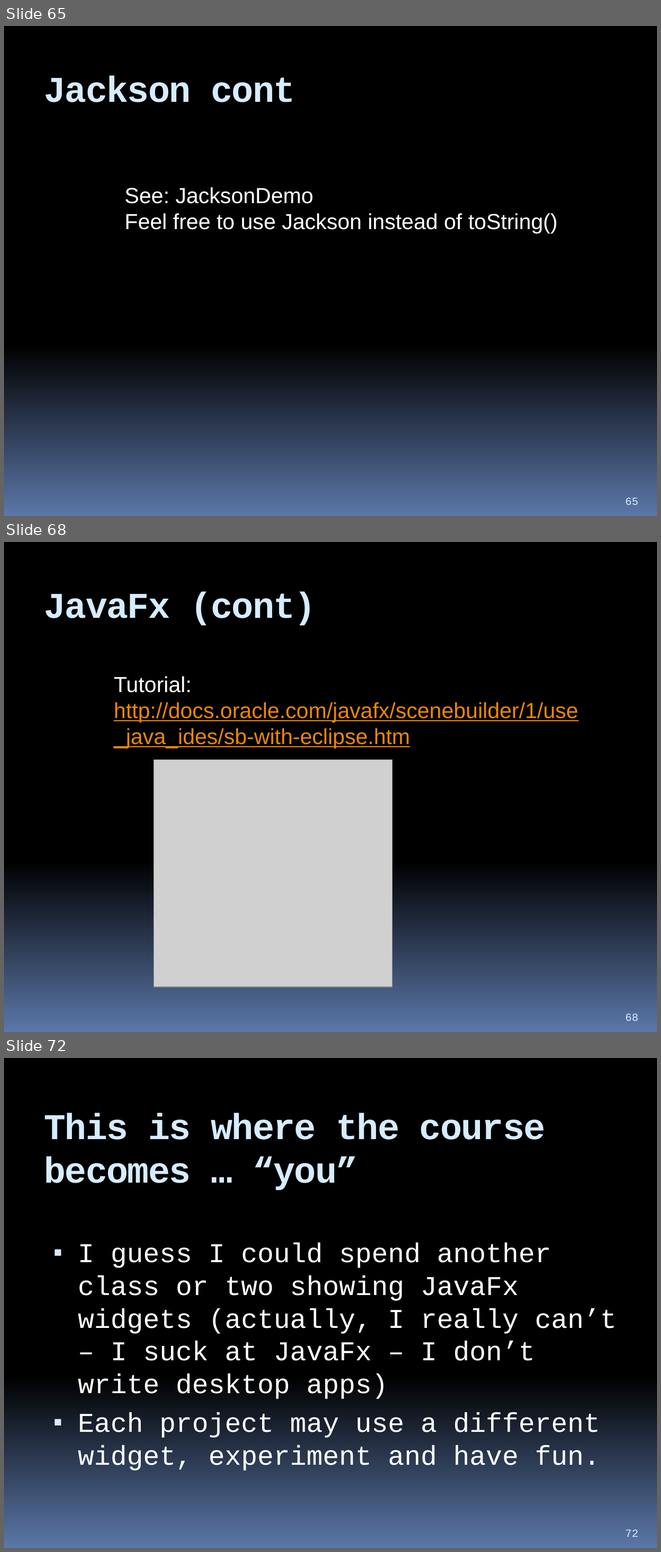
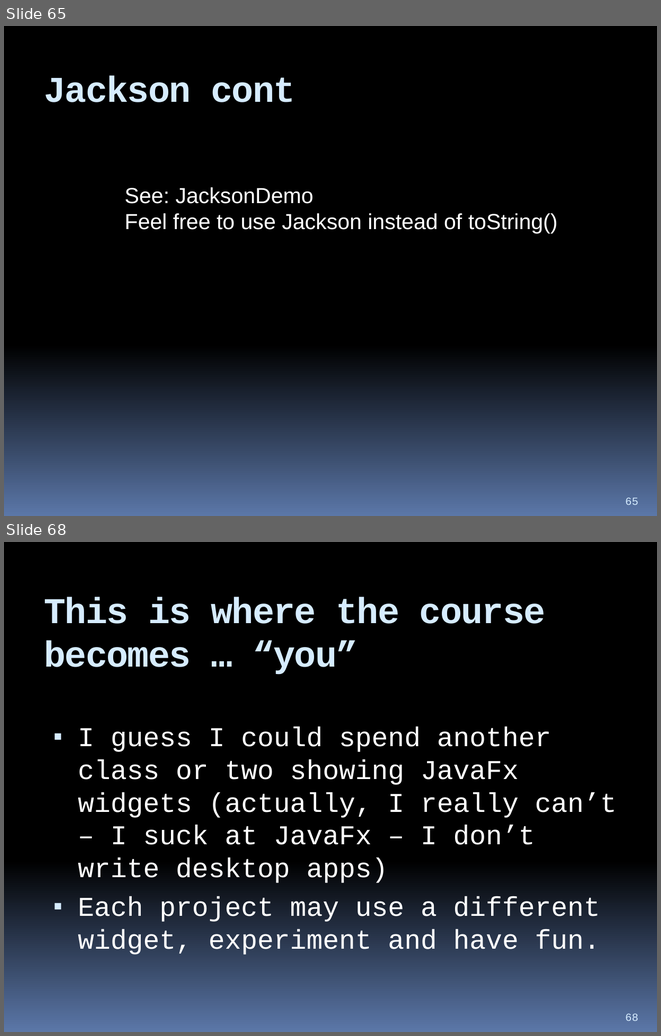
Before and after one commit to hchan/comp2613, a slide deck: coursePresentation.pptx. Shown one above the other, each under a label of ours: slides 65, 68 and 72 before the commit, slides 65 and 68 after it; the slides between them are not shown. The pictures are 661x1552 and 661x1036 pixels, drawn with LibreOffice and Linux fonts; fonts in the diff are those of the drawing; grey boxes stand for pictures. Boxes give left, top, right and bottom in pixels: in the first picture for what was removed or moved away, otherwise in the second. Text is boxed around its words. In the diff, an @@ line names an element or a change of style, - is before the commit and + after.

```diff
--- a/coursePresentation.pptx
+++ b/coursePresentation.pptx
@@ slide 68 removed at <box>4,542,657,1032</box>, background gradient #000000 to #5B77A8 @@
@@ title removed at <box>44,592,316,626</box> @@
-JavaFx (cont)
@@ text removed at <box>114,676,578,749</box> @@
-Tutorial: http://docs.oracle.com/javafx/scenebuilder/1/use_java_ides/sb-with-eclipse.htm
@@ picture removed at <box>154,759,392,987</box> @@
@@ page number removed at <box>625,1013,638,1021</box> @@
-68
@@ what was slide 72 is now slide 68 @@
@@ page number at <box>625,1013,638,1021</box>: text changed @@
-72
+68
```
Also in this commit, not shown: 2 slides changed, 3 other slides removed, 7 other files.
